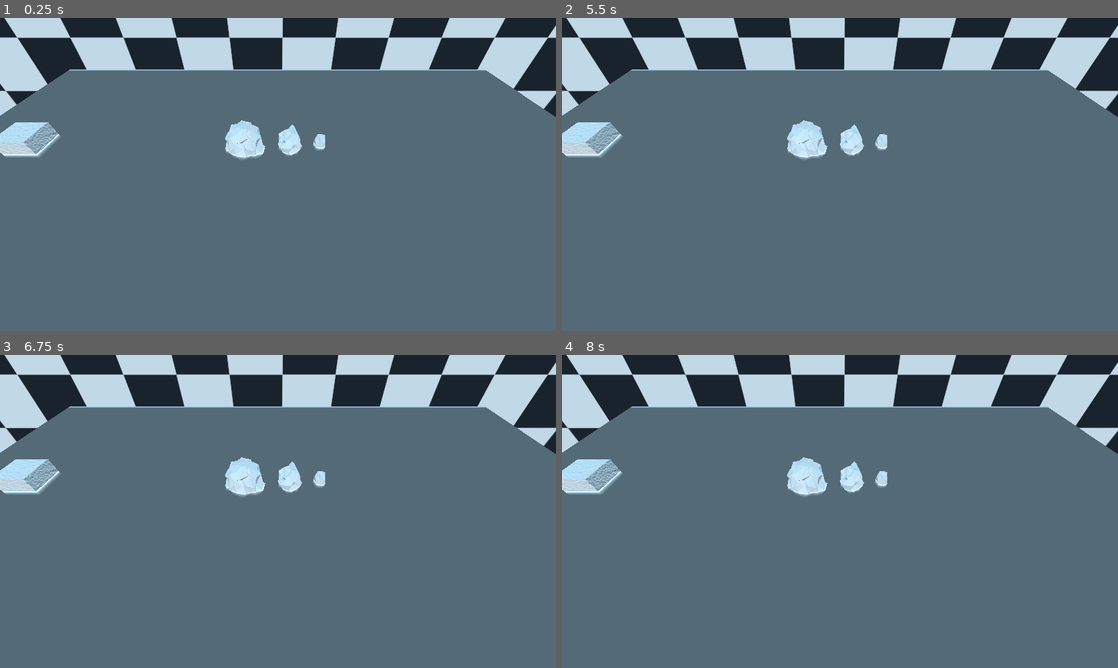
Above: before the commit, frames 1-4 (two rows, left to right).
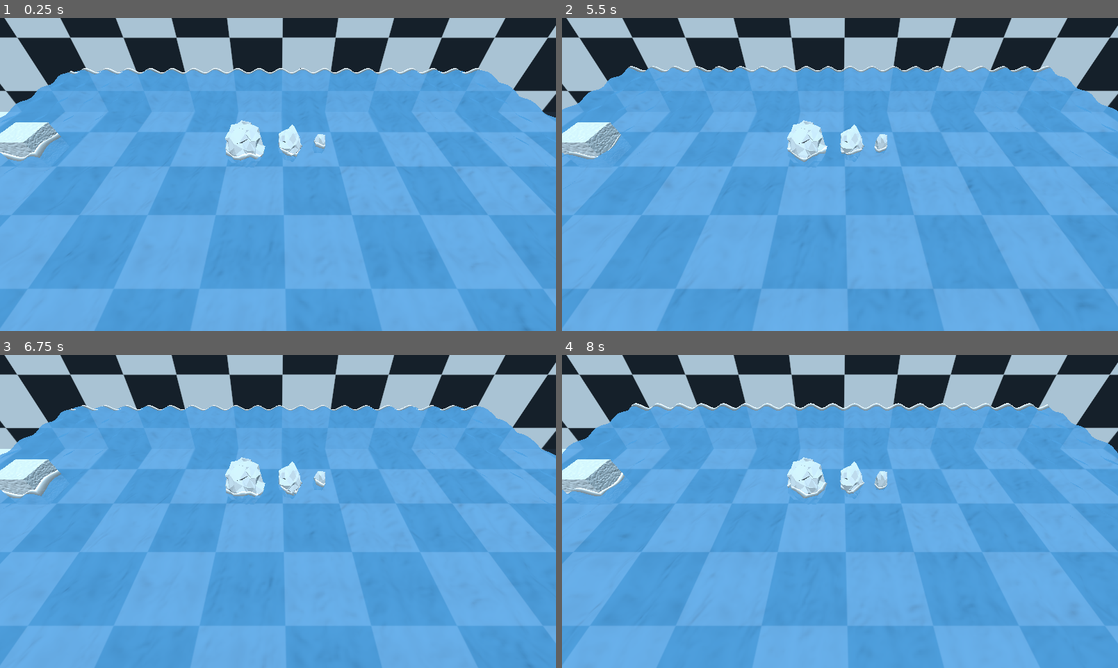
Above: after the commit, the same moments.

Repository: creikey/foamy-ocean
Game: Godot game, scene res://Main.tscn
The game is run twice, just before and just after one commit, with the same random seed, the same clock (stepped at 60 frames per second) and the same inputs.
Inputs:
- Up to frame 1 (0.25 s): no input
- Up to frame 2 (5.5 s): no input
- Up to frame 3 (6.75 s): no input
- Up to frame 4 (8 s): no input

The runs differ from the first frame. In frame 1, 81% of the frame differs, in the area x 0-100%, y 16-100%; in frame 2, 81%, in the area x 0-100%, y 15-100%; in frame 3, 81%; in frame 4, 81%.

Commit message:
Add vertex shader for basic sin displacement

Diff:
--- a/src/Main.tscn
+++ b/src/Main.tscn
@@ -9,20 +9,54 @@
 [sub_resource type="Shader" id=1]
 code = "shader_type spatial;
 
+uniform vec2 amplitude = vec2(0.2, 0.1);
+uniform vec2 frequency = vec2(3.0, 2.5);
+uniform vec2 time_factor = vec2(2.0, 3.0);
+
+uniform sampler2D texture_normal : hint_normal;
+uniform float normal_scale = 0.1;
+uniform vec4 color : hint_color;
+uniform float wave_height = 0.3;
+
+float height(vec2 pos, float time) {
+	return (amplitude.x * sin(pos.x * frequency.x + time * time_factor.x)) + (amplitude.y * sin(pos.y * frequency.y + time * time_factor.y));
+}
+
+void vertex() {
+	VERTEX.y += height(VERTEX.xz, TIME); // sample the height at the location of our vertex
+	TANGENT = normalize(vec3(0.0, height(VERTEX.xz + vec2(0.0, 0.2), TIME) - height(VERTEX.xz + vec2(0.0, -0.2), TIME), 0.4));
+	BINORMAL = normalize(vec3(0.4, height(VERTEX.xz + vec2(0.2, 0.0), TIME) - height(VERTEX.xz + vec2(-0.2, 0.0), TIME ), 0.0));
+	NORMAL = cross(TANGENT, BINORMAL);
+}
+
 void fragment() {
+	// normal map
+	NORMALMAP = texture(texture_normal,UV).rgb;
+	NORMALMAP_DEPTH = normal_scale;
+
+	// foam shading with depth buffer
 	float depth = texture(DEPTH_TEXTURE, SCREEN_UV).r;
 	depth = depth * 2.0 - 1.0;
 	depth = PROJECTION_MATRIX[3][2] / (depth + PROJECTION_MATRIX[2][2]);
 	depth = depth + VERTEX.z;
+	// set albedo based on depth, show foam if shallow
 	if(depth < 0.4) {
 		ALBEDO = vec3((1.0 / depth) / 10.0);
 	} else {
-		ALBEDO = vec3(0.2);
+		ALBEDO = color.rgb;
 	}
+	ALPHA = color.a;
 }"
 
 [sub_resource type="ShaderMaterial" id=2]
 shader = SubResource( 1 )
+shader_param/amplitude = Vector2( 0.2, 0.1 )
+shader_param/frequency = Vector2( 3, 2.5 )
+shader_param/time_factor = Vector2( 2, 3 )
+shader_param/normal_scale = 0.77
+shader_param/color = Color( 0.380392, 0.666667, 0.854902, 0.901961 )
+shader_param/wave_height = 0.3
+shader_param/texture_normal = ExtResource( 4 )
 
 [sub_resource type="PlaneMesh" id=3]
 material = SubResource( 2 )
@@ -115,7 +149,7 @@
 material/0 = null
 
 [node name="DirectionalLight" type="DirectionalLight" parent="."]
-transform = Transform( 1, 0, 0, 0, 0.978582, 0.205856, 0, -0.205856, 0.978582, 0, 2.63633, 6.35308 )
+transform = Transform( 1, 0, 0, 0, 0.416124, 0.909308, 0, -0.909308, 0.416124, 0, 5.77939, 15.1763 )
 light_energy = 0.3
 shadow_contact = 1.0
 
